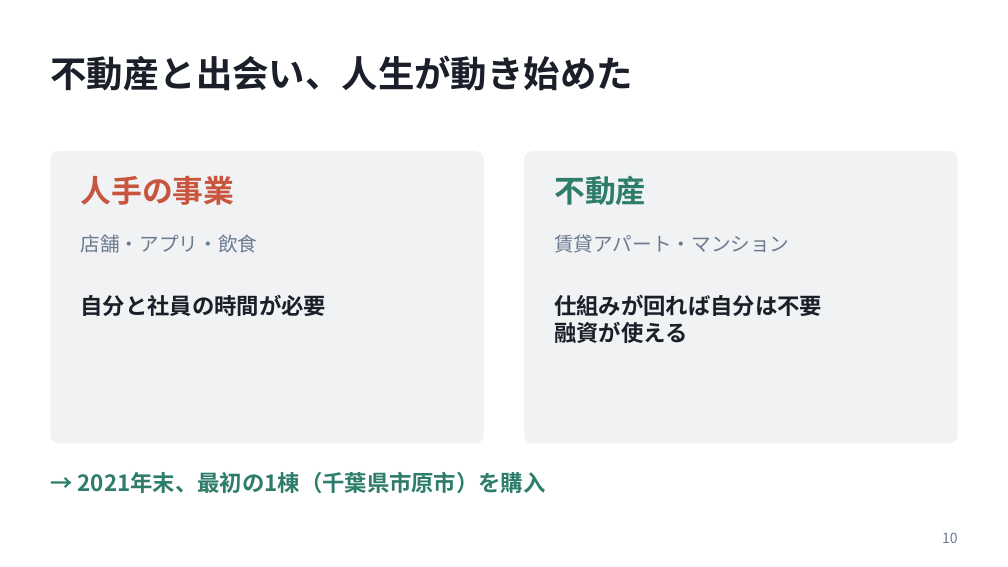
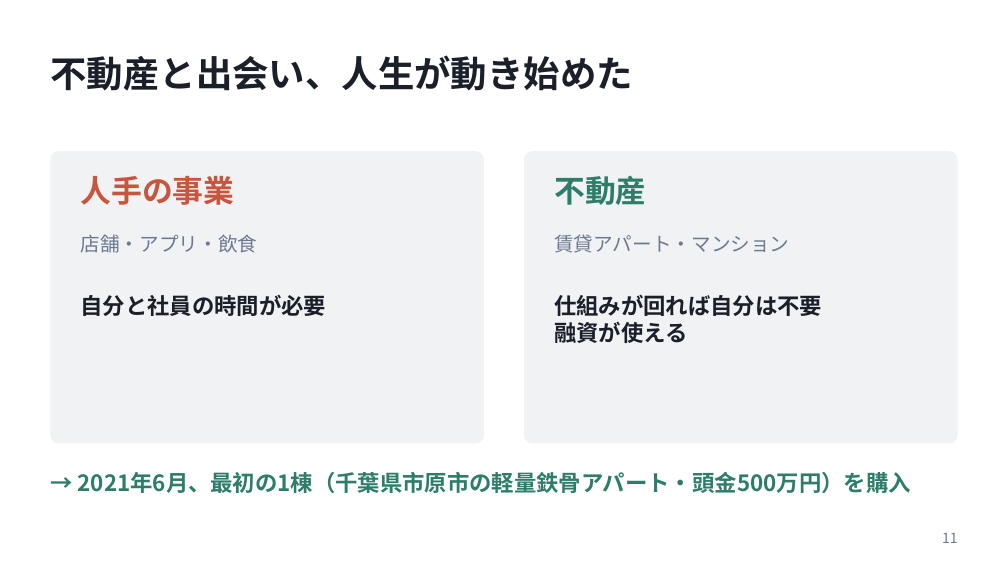
Before and after one commit to daisuke2009/avatars1, a slide deck: slide 11 of presentations/20261023_弱者の戦略_発表資料.pptx (slide 10 before the commit). Drawn at 1008x567 pixels with LibreOffice and Linux fonts; fonts in the diff are those of the drawing. Boxes give left, top, right and bottom in pixels: in the first picture for what was removed or moved away, otherwise in the second. Text is boxed around its words. In the diff, an @@ line names an element or a change of style, - is before the commit and + after.

```diff
--- a/presentations/20261023_弱者の戦略_発表資料.pptx
+++ b/presentations/20261023_弱者の戦略_発表資料.pptx
@@ text at box(78, 472, 911, 493): text changed @@
-→ 2021年末、最初の1棟（千葉県市原市）を購入
+→ 2021年6月、最初の1棟（千葉県市原市の軽量鉄骨アパート・頭金500万円）を購入
@@ page number at box(942, 533, 958, 543): text changed @@
-10
+11
```
Also in this commit, not shown: 4 other slides changed, 4 slides added, 1 slide removed.
